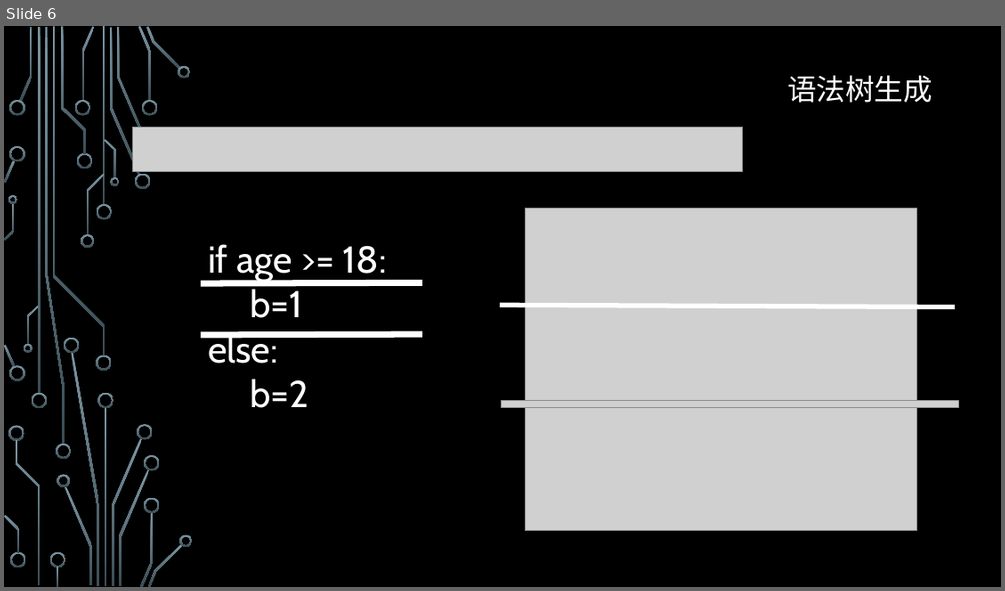
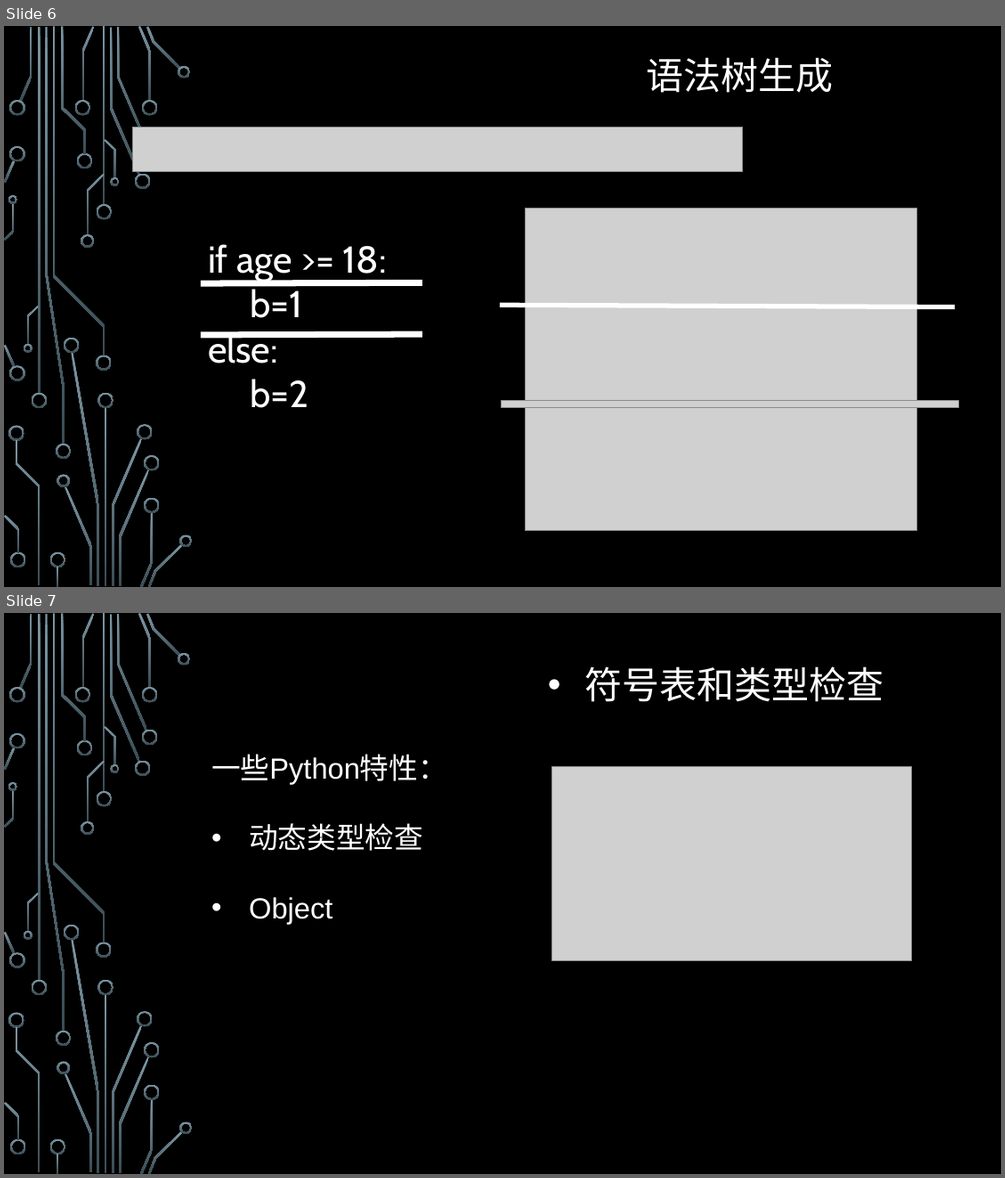
Before and after one commit to ZJUPPL2016/pyjs, a slide deck: 方法学展示.pptx. Shown one above the other, each under a label of ours: slide 6 before the commit, slides 6 and 7 after it. The pictures are 1005x591 and 1005x1178 pixels, drawn with LibreOffice and Linux fonts; fonts in the diff are those of the drawing; grey boxes stand for pictures; background and template pictures are left out. Boxes give left, top, right and bottom in pixels: in the first picture for what was removed or moved away, otherwise in the second. Text is boxed around its words. In the diff, an @@ line names an element or a change of style, - is before the commit and + after.

```diff
--- a/方法学展示.pptx
+++ b/方法学展示.pptx
@@ slide 7 added at box(4, 613, 1001, 1174), background picture (left out); not listed: 53 template elements that a slide beside it also shows @@
@@ text added at box(585, 666, 884, 702), 36 pt, text #FFFFFF @@
+• 符号表和类型检查
@@ freeform shape added at box(142, 729, 157, 745), fill gradient #7C96A3 to #3B4C54 @@
@@ text added at box(211, 754, 447, 924), 28 pt, text #FFFFFF @@
+一些Python特性：
+• 动态类型检查
+• Object
@@ picture added at box(551, 766, 911, 960) @@
@@ slide 6 changed as well @@
@@ text "语法树生成": place and size @@
-text "语法树生成" at box(787, 75, 932, 103)
+text "语法树生成" at box(646, 57, 833, 93)
@@ text "语法树生成" at box(646, 57, 833, 93): size 28 to 36 pt, font Cabin to Arial @@
```
Also in this commit, not shown: 6 other slides changed, 2 other slides added, 5 slides removed.
